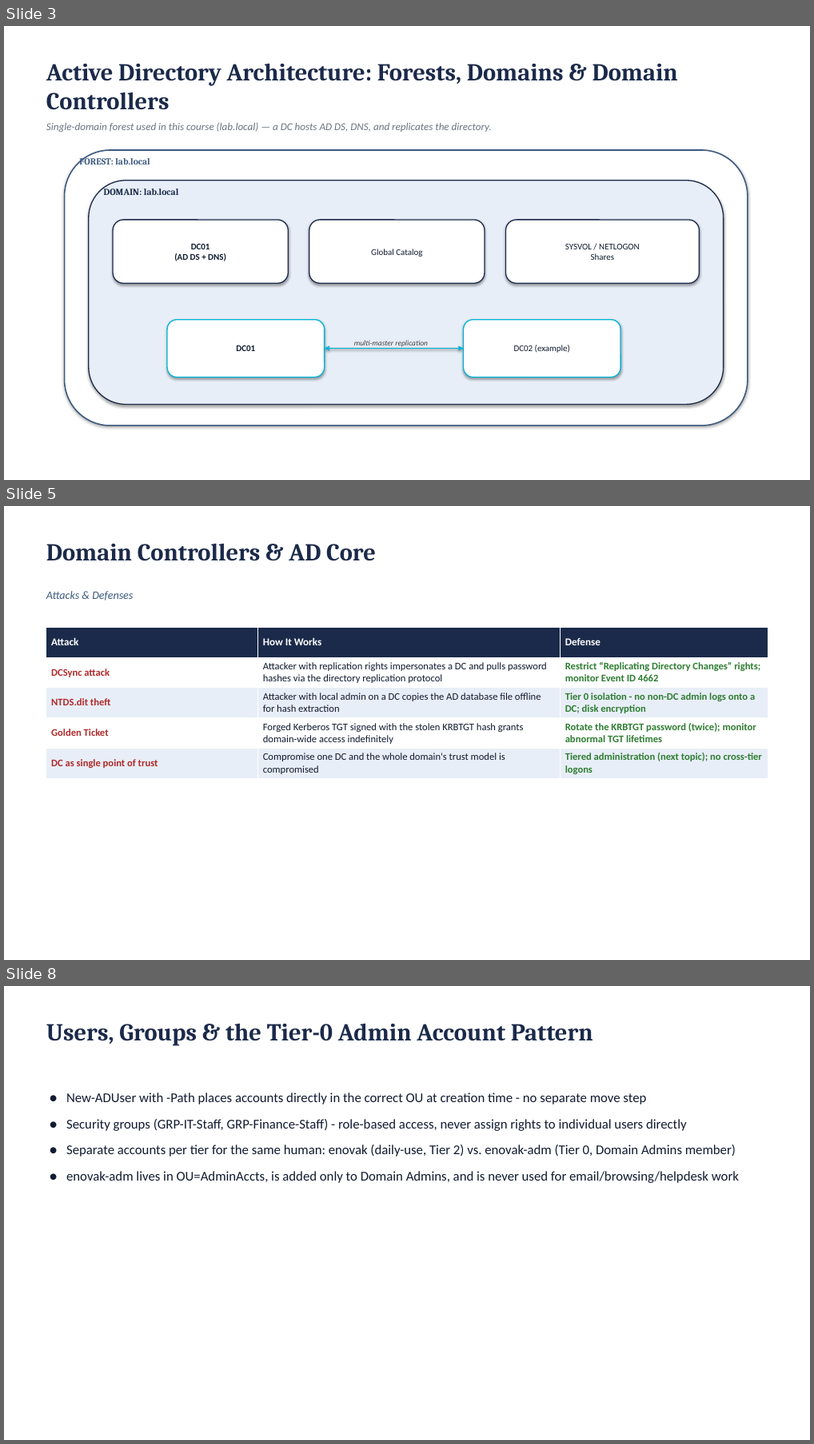
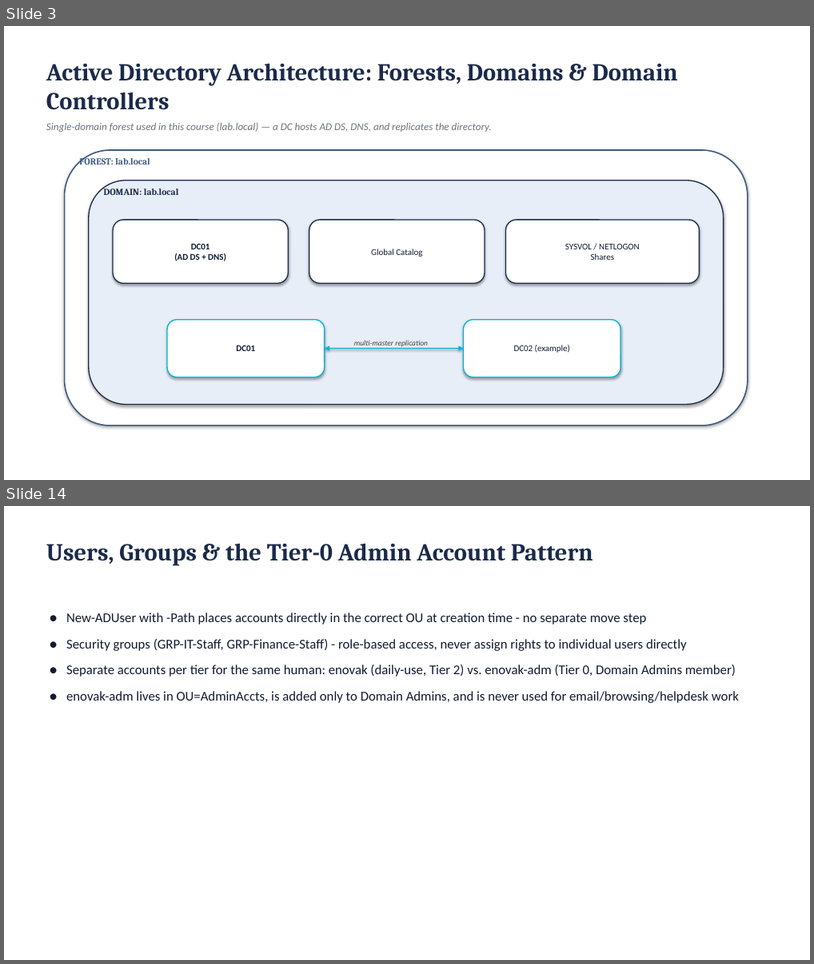
Before and after one commit to BYU-CYBER-444/byu-cyber-444.github.io, a slide deck: lectures/CYBER444_Week03_Windows_Server_Administration.pptx. Shown one above the other, each under a label of ours: slides 3, 5 and 8 before the commit, slides 3 and 14 after it; the slides between them are not shown. The pictures are 814x1444 and 814x964 pixels, drawn with LibreOffice and Linux fonts; fonts in the diff are those of the drawing. Boxes give left, top, right and bottom in pixels: in the first picture for what was removed or moved away, otherwise in the second. Text is boxed around its words. In the diff, an @@ line names an element or a change of style, - is before the commit and + after.

```diff
--- a/lectures/CYBER444_Week03_Windows_Server_Administration.pptx
+++ b/lectures/CYBER444_Week03_Windows_Server_Administration.pptx
@@ slide 5 removed at box(4, 506, 810, 960), background #FFFFFF @@
@@ text removed at box(46, 544, 376, 561) @@
-Domain Controllers & AD Core
@@ text removed at box(46, 591, 133, 600) @@
-Attacks & Defenses
@@ table removed at box(46, 627, 768, 778), 5 rows, 3 columns @@
-Attack | How It Works | Defense
-DCSync attack | Attacker with replication rights impersonates a DC and pulls password hashes via the directory replication protocol | Restrict “Replicating Directory Changes” rights; monitor Event ID 4662
-NTDS.dit theft | Attacker with local admin on a DC copies the AD database file offline for hash extraction | Tier 0 isolation - no non-DC admin logs onto a DC; disk encryption
-Golden Ticket | Forged Kerberos TGT signed with the stolen KRBTGT hash grants domain-wide access indefinitely | Rotate the KRBTGT password (twice); monitor abnormal TGT lifetimes
-DC as single point of trust | Compromise one DC and the whole domain's trust model is compromised | Tiered administration (next topic); no cross-tier logons
@@ what was slide 8 is now slide 14 @@
```
Also in this commit, not shown: 15 slides changed, 15 slides added, 2 other files.
